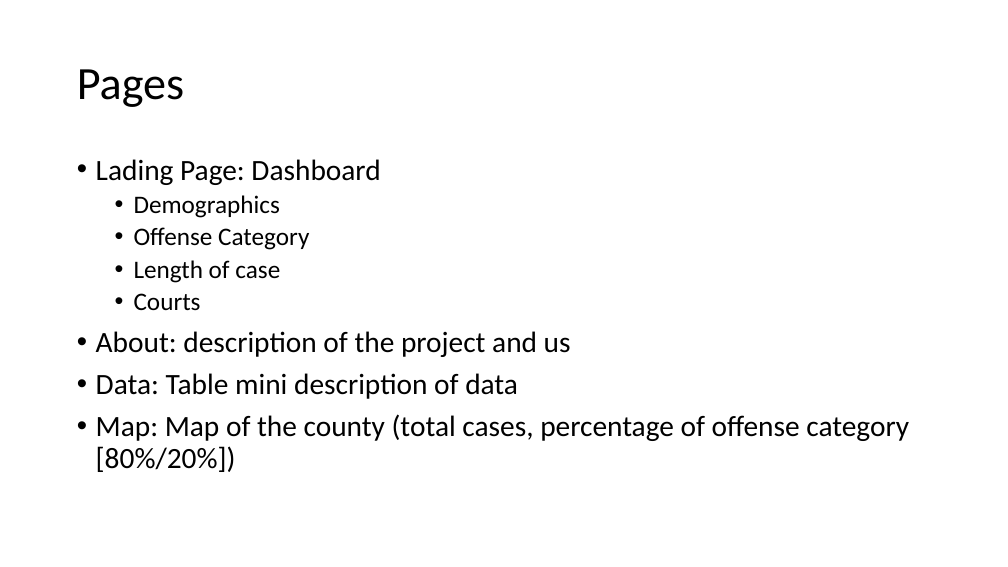
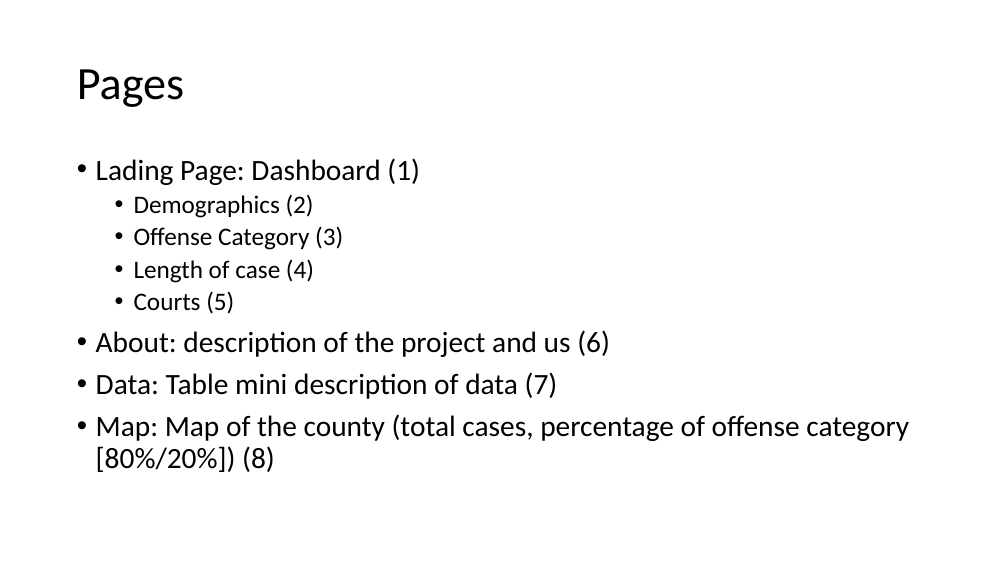
Before and after one commit to cckuqui/CCSAO-Sentencing, a slide deck: slide 1 of sketches.pptx. Drawn at 1008x567 pixels with LibreOffice and Linux fonts; fonts in the diff are those of the drawing. Boxes give left, top, right and bottom in pixels: in the first picture for what was removed or moved away, otherwise in the second. Text is boxed around its words. In the diff, an @@ line names an element or a change of style, - is before the commit and + after.

```diff
--- a/sketches.pptx
+++ b/sketches.pptx
@@ text at <box>96,158,909,472</box>: text changed @@
-• Lading Page: Dashboard
-  • Demographics
-  • Offense Category
-  • Length of case
-  • Courts
-• About: description of the project and us
-• Data: Table mini description of data
-• Map: Map of the county (total cases, percentage of offense category [80%/20%])
+• Lading Page: Dashboard (1)
+  • Demographics (2)
+  • Offense Category (3)
+  • Length of case (4)
+  • Courts (5)
+• About: description of the project and us (6)
+• Data: Table mini description of data (7)
+• Map: Map of the county (total cases, percentage of offense category [80%/20%]) (8)
```
Also in this commit, not shown: 1 other slide changed, 3 other files.
